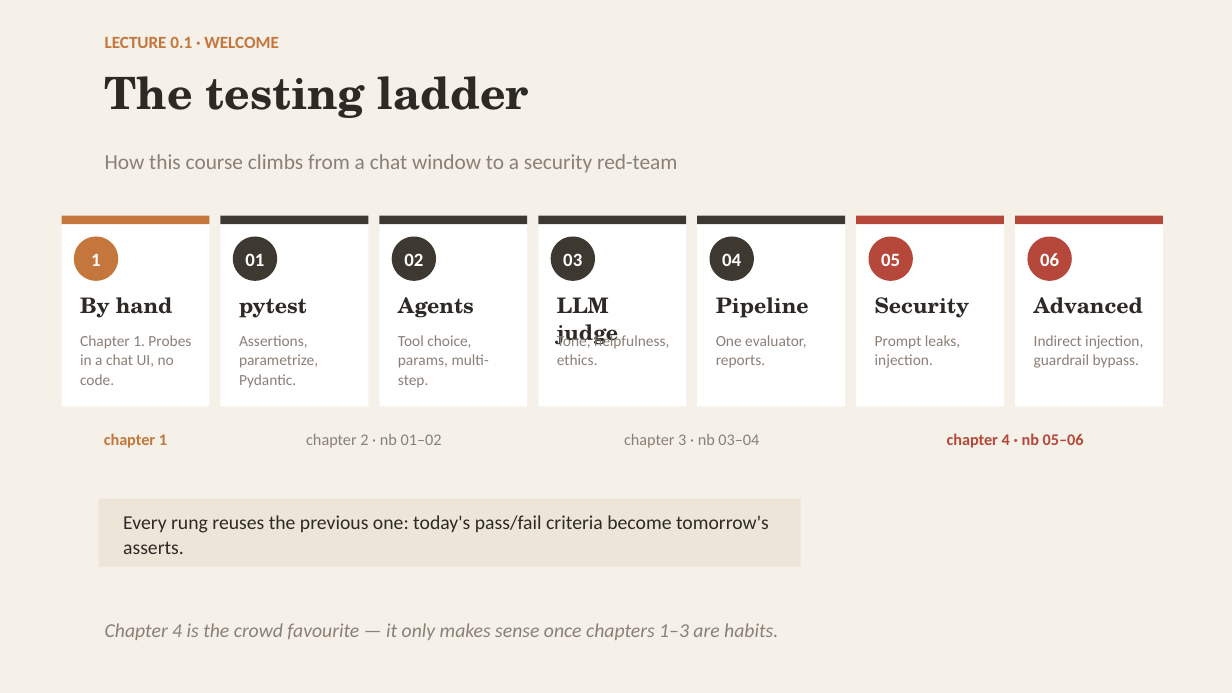
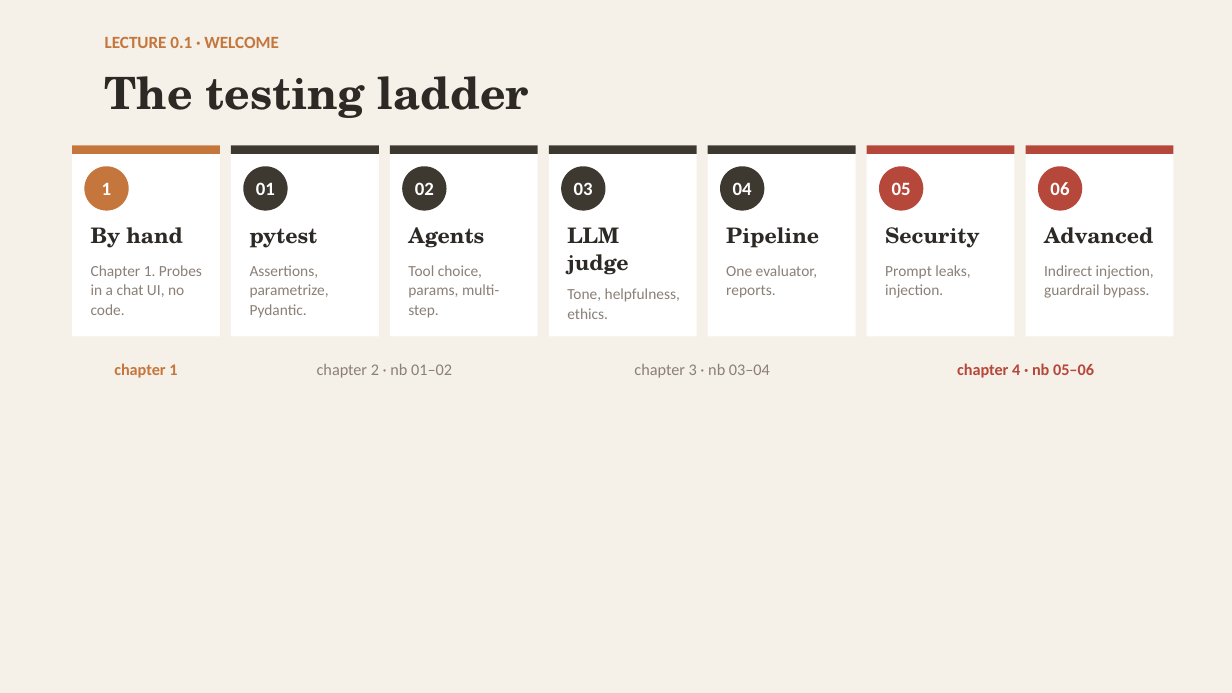
Before and after one commit to robertbarcik/testing-tutorial, a slide deck: slide 2 of slides/00_intro_testing_by_hand.pptx. Drawn at 1232x693 pixels with LibreOffice and Linux fonts; fonts in the diff are those of the drawing. Boxes give left, top, right and bottom in pixels: in the first picture for what was removed or moved away, otherwise in the second. Text is boxed around its words. In the diff, an @@ line names an element or a change of style, - is before the commit and + after.

```diff
--- a/slides/00_intro_testing_by_hand.pptx
+++ b/slides/00_intro_testing_by_hand.pptx
@@ 14 rectangles, 7 ellipses: place and size @@
-14 rectangles, 7 ellipses at box(62, 216, 1163, 407)
+14 rectangles, 7 ellipses at box(73, 145, 1174, 336)
@@ text removed at box(105, 154, 677, 173) @@
-How this course climbs from a chat window to a security red-team
@@ text "By hand": place and size @@
-text "By hand" at box(80, 297, 173, 318)
+text "By hand" at box(91, 227, 183, 248)
@@ text "pytest": place and size @@
-text "pytest" at box(239, 298, 307, 318)
+text "pytest" at box(250, 228, 318, 248)
@@ text "Agents": place and size @@
-text "Agents" at box(398, 297, 474, 318)
+text "Agents" at box(408, 227, 484, 248)
@@ text "LLM judge": place and size @@
-text "LLM judge" at box(557, 297, 618, 347)
+text "LLM judge" at box(567, 227, 628, 275)
@@ text "Pipeline": place and size @@
-text "Pipeline" at box(716, 297, 809, 318)
+text "Pipeline" at box(726, 227, 819, 248)
@@ text "Security": place and size @@
-text "Security" at box(875, 297, 969, 318)
+text "Security" at box(885, 227, 979, 248)
@@ text "Advanced": place and size @@
-text "Advanced" at box(1034, 297, 1143, 314)
+text "Advanced" at box(1044, 227, 1153, 244)
@@ text "Chapter 1. Probes in a ...": place and size @@
-text "Chapter 1. Probes in a ..." at box(80, 335, 191, 385)
+text "Chapter 1. Probes in a ..." at box(91, 265, 202, 315)
@@ text "Assertions, parametrize, Pydantic.": place and size @@
-text "Assertions, parametrize, Pydantic." at box(239, 335, 318, 388)
+text "Assertions, parametrize, Pydantic." at box(250, 265, 329, 318)
@@ text "Tool choice, params, multi-step.": place and size @@
-text "Tool choice, params, multi-step." at box(398, 335, 489, 388)
+text "Tool choice, params, multi-step." at box(408, 265, 499, 318)
@@ text "One evaluator, reports.": place and size @@
-text "One evaluator, reports." at box(716, 335, 807, 368)
+text "One evaluator, reports." at box(726, 265, 818, 298)
@@ text "Prompt leaks, injection.": place and size @@
-text "Prompt leaks, injection." at box(875, 335, 960, 368)
+text "Prompt leaks, injection." at box(885, 265, 970, 298)
@@ text "Indirect injection, guardrail bypass.": place and size @@
-text "Indirect injection, guardrail bypass." at box(1034, 335, 1143, 368)
+text "Indirect injection, guardrail bypass." at box(1044, 265, 1154, 298)
@@ text "Tone, helpfulness, ethics.": place and size @@
-text "Tone, helpfulness, ethics." at box(557, 333, 669, 365)
+text "Tone, helpfulness, ethics." at box(567, 288, 680, 319)
@@ text "chapter 1": place and size @@
-text "chapter 1" at box(104, 433, 167, 448)
+text "chapter 1" at box(114, 363, 177, 378)
@@ text "chapter 2 · nb 01–02": place and size @@
-text "chapter 2 · nb 01–02" at box(306, 434, 442, 448)
+text "chapter 2 · nb 01–02" at box(317, 364, 452, 378)
@@ text "chapter 3 · nb 03–04": place and size @@
-text "chapter 3 · nb 03–04" at box(624, 434, 759, 448)
+text "chapter 3 · nb 03–04" at box(634, 364, 770, 378)
@@ text "chapter 4 · nb 05–06": place and size @@
-text "chapter 4 · nb 05–06" at box(947, 433, 1084, 448)
+text "chapter 4 · nb 05–06" at box(957, 363, 1094, 378)
@@ rectangle removed at box(99, 499, 801, 567) @@
@@ text removed at box(123, 515, 769, 554) @@
-Every rung reuses the previous one: today's pass/fail criteria become tomorrow's asserts.
@@ text removed at box(105, 623, 778, 640) @@
-Chapter 4 is the crowd favourite — it only makes sense once chapters 1–3 are habits.
```
Also in this commit, not shown: 7 other slides changed, 20 other files.
